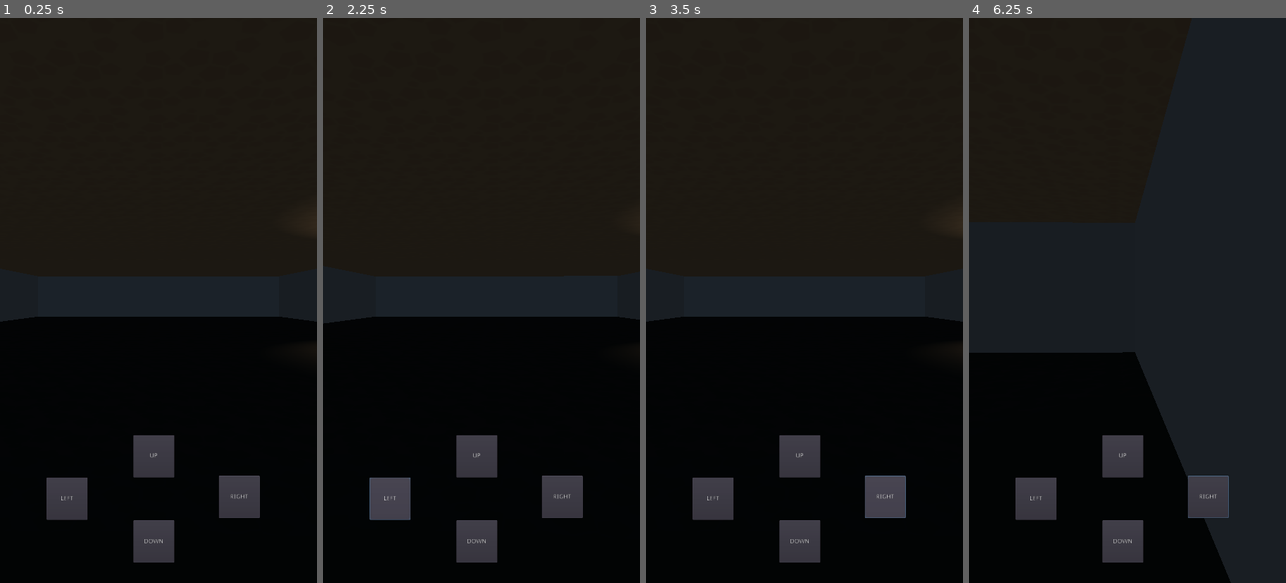
Above: before the commit, frames 1-4 (left to right).
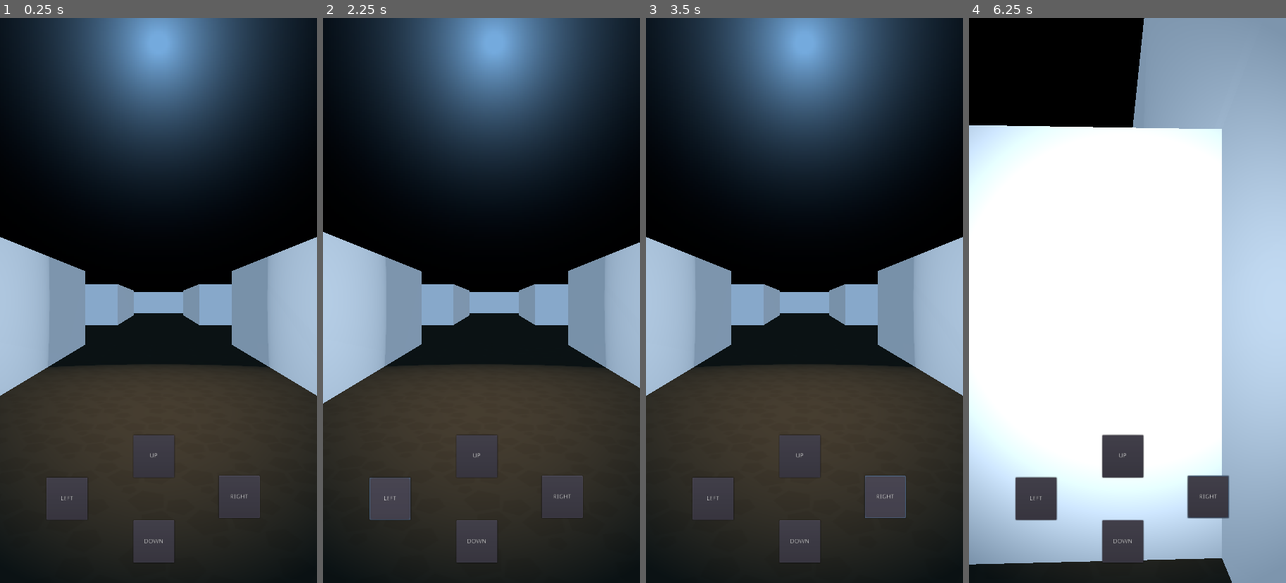
Above: after the commit, the same moments.

Repository: roketstorm/Discovery
Game: Godot game, scene res://Level1DEMO.tscn
Same seed, same stepped clock (60 frames per second), same inputs: the game is played once before the commit and once after it.
Inputs (mouse positions are in pixels of both pictures, inside the frame that each line leads up to):
- Up to frame 1 (0.25 s): no input
- Up to frame 2 (2.25 s): click "UP" at 0.5 s; click "DOWN" at 1.25 s; click "LEFT" at 2 s
- Up to frame 3 (3.5 s): click "RIGHT" at 2.75 s
- Up to frame 4 (6.25 s): tap Enter at 3.5 s; move the mouse to (1197, 272) at 3.52 s; hold D (turn_right) 3.53-4.28 s; move the mouse to (1064, 328) at 4.27 s; hold S (move_backwards) 4.28-5.03 s; move the mouse to (1159, 176) at 5.02 s; hold D (turn_right) 5.03-5.78 s; move the mouse to (1111, 413) at 5.77 s; hold W (move_forwards) from 5.78 s (still down)

The runs differ from the first frame. In frame 1, 77% of the frame differs, in the area x 0-100%, y 0-100%; in frame 2, 77%; in frame 3, 77%; in frame 4, 94%.

Commit message:
First level edited

Diff:
--- a/Level1DEMO.tscn
+++ b/Level1DEMO.tscn
@@ -1,10 +1,16 @@
-[gd_scene load_steps=6 format=2]
+[gd_scene load_steps=9 format=2]
 
 [ext_resource path="res://assets/img/dirt.png" type="Texture" id=1]
 [ext_resource path="res://Player.tscn" type="PackedScene" id=2]
+[ext_resource path="res://assets/img/gravel_stone.png" type="Texture" id=3]
+[ext_resource path="res://OmniLight.gd" type="Script" id=4]
 
 [sub_resource type="SpatialMaterial" id=1]
 albedo_texture = ExtResource( 1 )
+uv1_triplanar = true
+
+[sub_resource type="SpatialMaterial" id=4]
+albedo_texture = ExtResource( 3 )
 uv1_triplanar = true
 
 [sub_resource type="ProceduralSky" id=2]
@@ -17,6 +23,7 @@
 [sub_resource type="Environment" id=3]
 background_mode = 2
 background_sky = SubResource( 2 )
+ambient_light_energy = 5.0
 
 [node name="Spatial" type="Spatial"]
 
@@ -27,39 +34,106 @@
 use_collision = true
 
 [node name="CSGBox" type="CSGBox" parent="CSGCombiner"]
-transform = Transform( 1, 0, 0, 0, 1, 0, 0, 0, 1, 0, -1, 0 )
+transform = Transform( 1, 0, 0, 0, 1, 0, 0, 0, 1, 0, -1, -37 )
 width = 18.0
-depth = 32.0
+depth = 110.0
 material = SubResource( 1 )
-
-[node name="CSGBox4" type="CSGBox" parent="CSGCombiner"]
-transform = Transform( 1, 0, 0, 0, 1, 0, 0, 0, 1, 0, 4, 0 )
-width = 18.0
-depth = 32.0
-material = SubResource( 1 )
-
-[node name="CSGBox2" type="CSGBox" parent="CSGCombiner"]
-transform = Transform( 1, 0, 0, 0, 1, 0, 0, 0, 1, 10, 2, 0 )
-height = 8.0
-depth = 32.0
-
-[node name="CSGBox3" type="CSGBox" parent="CSGCombiner"]
-transform = Transform( 1, 0, 0, 0, 1, 0, 0, 0, 1, -10, 2, 0 )
-height = 8.0
-depth = 32.0
 
 [node name="CSGBox5" type="CSGBox" parent="CSGCombiner"]
 transform = Transform( 1, 0, 0, 0, 1, 0, 0, 0, 1, 0, 2, 17 )
 width = 22.0
 height = 8.0
 
-[node name="CSGBox6" type="CSGBox" parent="CSGCombiner"]
-transform = Transform( 1, 0, 0, 0, 1, 0, 0, 0, 1, 0, 2, -17 )
-width = 22.0
-height = 8.0
+[node name="CSGBox7" type="CSGBox" parent="CSGCombiner"]
+transform = Transform( 1, 0, 0, 0, 1, 0, 0, 0, 1, -3, 1, 11 )
+depth = 10.0
+
+[node name="CSGBox9" type="CSGBox" parent="CSGCombiner"]
+transform = Transform( -4.37114e-08, 0, 1, 0, 1, 0, -1, 0, -4.37114e-08, -5, 1, 5 )
+depth = 6.0
+
+[node name="CSGBox13" type="CSGBox" parent="CSGCombiner"]
+transform = Transform( -4.37114e-08, 0, 1, 0, 1, 0, -1, 0, -4.37114e-08, -5, 1, -5 )
+depth = 6.0
+
+[node name="CSGBox17" type="CSGBox" parent="CSGCombiner"]
+transform = Transform( -4.37114e-08, 0, 1, 0, 1, 0, -1, 0, -4.37114e-08, -5, 1, -15 )
+depth = 6.0
+
+[node name="CSGBox19" type="CSGBox" parent="CSGCombiner"]
+transform = Transform( 0.965926, 0, -0.258819, 0, 1, 0, 0.258819, 0, 0.965926, -8, 1, -19 )
+depth = 6.0
+
+[node name="CSGBox20" type="CSGBox" parent="CSGCombiner"]
+transform = Transform( -0.965926, 0, -0.258819, 0, 1, 0, 0.258819, 0, -0.965926, 8, 1, -19 )
+depth = 6.0
+material = SubResource( 4 )
+
+[node name="CSGBox21" type="CSGBox" parent="CSGCombiner"]
+transform = Transform( -4.37114e-08, 0, -1, 0, 1, 0, 1, 0, -4.37114e-08, 0, 1, -21 )
+depth = 6.0
+
+[node name="CSGBox23" type="CSGBox" parent="CSGCombiner"]
+transform = Transform( -4.37114e-08, 0, -1, 0, 1, 0, 1, 0, -4.37114e-08, 0, 1, -29 )
+depth = 6.0
+
+[node name="CSGBox24" type="CSGBox" parent="CSGCombiner"]
+transform = Transform( -4.37114e-08, 0, -1, 0, 1, 0, 1, 0, -4.37114e-08, -11, 1, -21 )
+depth = 6.0
+
+[node name="CSGBox25" type="CSGBox" parent="CSGCombiner"]
+transform = Transform( -4.37114e-08, 0, -1, 0, 1, 0, 1, 0, -4.37114e-08, 11, 1, -21 )
+depth = 6.0
+
+[node name="CSGBox26" type="CSGBox" parent="CSGCombiner"]
+transform = Transform( -4.37114e-08, 0, -1, 0, 1, 0, 1, 0, -4.37114e-08, 11, 1, -29 )
+depth = 6.0
+
+[node name="CSGBox27" type="CSGBox" parent="CSGCombiner"]
+transform = Transform( -4.37114e-08, 0, -1, 0, 1, 0, 1, 0, -4.37114e-08, -11, 1, -29 )
+depth = 6.0
+
+[node name="CSGBox22" type="CSGBox" parent="CSGCombiner"]
+transform = Transform( -1, 0, 8.74228e-08, 0, 1, 0, -8.74228e-08, 0, -1, 0, 1, -25 )
+depth = 6.0
+
+[node name="CSGBox18" type="CSGBox" parent="CSGCombiner"]
+transform = Transform( -4.37114e-08, 0, 1, 0, 1, 0, -1, 0, -4.37114e-08, 5, 1, -15 )
+depth = 6.0
+
+[node name="CSGBox10" type="CSGBox" parent="CSGCombiner"]
+transform = Transform( -4.37114e-08, 0, 1, 0, 1, 0, -1, 0, -4.37114e-08, 5, 1, 5 )
+depth = 6.0
+
+[node name="CSGBox14" type="CSGBox" parent="CSGCombiner"]
+transform = Transform( -4.37114e-08, 0, 1, 0, 1, 0, -1, 0, -4.37114e-08, 5, 1, -5 )
+depth = 6.0
+
+[node name="CSGBox11" type="CSGBox" parent="CSGCombiner"]
+transform = Transform( -1, 0, -8.74228e-08, 0, 1, 0, 8.74228e-08, 0, -1, 7, 1, 0 )
+depth = 8.0
+
+[node name="CSGBox12" type="CSGBox" parent="CSGCombiner"]
+transform = Transform( -1, 0, -8.74228e-08, 0, 1, 0, 8.74228e-08, 0, -1, -7, 1, 0 )
+depth = 8.0
+
+[node name="CSGBox15" type="CSGBox" parent="CSGCombiner"]
+transform = Transform( -1, 0, -8.74228e-08, 0, 1, 0, 8.74228e-08, 0, -1, -3, 1, -10 )
+depth = 8.0
+
+[node name="CSGBox16" type="CSGBox" parent="CSGCombiner"]
+transform = Transform( -1, 0, -8.74228e-08, 0, 1, 0, 8.74228e-08, 0, -1, 3, 1, -10 )
+depth = 8.0
+
+[node name="CSGBox8" type="CSGBox" parent="CSGCombiner"]
+transform = Transform( 1, 0, 0, 0, 1, 0, 0, 0, 1, 3, 1, 11 )
+depth = 10.0
 
 [node name="OmniLight" type="OmniLight" parent="."]
-transform = Transform( 1, 0, 0, 0, 1, 0, 0, 0, 1, 7, 1, 6 )
+transform = Transform( 1, 0, 0, 0, 1, 0, 0, 0, 1, 0, 1, 8 )
+visible = false
+omni_range = 1.5
+script = ExtResource( 4 )
 
 [node name="WorldEnvironment" type="WorldEnvironment" parent="."]
 environment = SubResource( 3 )
--- /dev/null
+++ b/OmniLight.gd
@@ -0,0 +1,16 @@
+extends OmniLight
+
+
+# Declare member variables here. Examples:
+# var a = 2
+# var b = "text"
+
+
+# Called when the node enters the scene tree for the first time.
+func _ready():
+	pass # Replace with function body.
+
+
+# Called every frame. 'delta' is the elapsed time since the previous frame.
+#func _process(delta):
+#	set_param(omni_range, randf())
--- a/Player.gd
+++ b/Player.gd
@@ -1,6 +1,4 @@
 extends KinematicBody
-
-onready var TweenNode = get_node("Tween")
 
 const MOVE_SPEED = 4
 const MOUSE_SENS = 0.5
@@ -23,15 +21,3 @@
 	move_vec = move_vec.normalized()
 	move_vec = move_vec.rotated(Vector3(0, 1, 0), rotation.y)
 	move_and_collide(move_vec * MOVE_SPEED * delta)
-
-#	TweenNode.interpolate_method(self, "process_move", transform, move_vec, 2.0, Tween.TRANS_LINEAR, Tween.EASE_IN)
-#	TweenNode.start()
-
-
-#func process_move():
-#	move_vec = move_vec.normalized()
-#	move_vec = move_vec.rotated(Vector3(0, 1, 0), rotation.y)
-#	move_and_collide(move_vec * MOVE_SPEED * DELTA2)
-
-	#TweenNode.interpolate_property(self, "translation", 0, 5, 2.0, Tween.TRANS_LINEAR, Tween.EASE_IN)
-	#TweenNode.start()
--- a/Player.tscn
+++ b/Player.tscn
@@ -14,6 +14,7 @@
 
 [node name="Camera" type="Camera" parent="."]
 transform = Transform( 1, 0, 0, 0, 1, 0, 0, 0, 1, 0, 1.2, 0 )
+fov = 75.0
 
 [node name="HUD" type="Control" parent="Camera"]
 margin_right = 40.0
@@ -62,4 +63,9 @@
 "_edit_use_anchors_": false
 }
 
+[node name="SpotLight" type="SpotLight" parent="Camera"]
+spot_range = 7.04115
+spot_attenuation = 0.241484
+spot_angle = 40.0
+
 [connection signal="toggled" from="Camera/HUD/ButtonUp" to="." method="_on_ButtonUp_toggled"]
Binary file added: assets/img/gravel_stone.png
Not shown, added: assets/img/gravel_stone.png.import
Not shown, changed: export_presets.cfg
